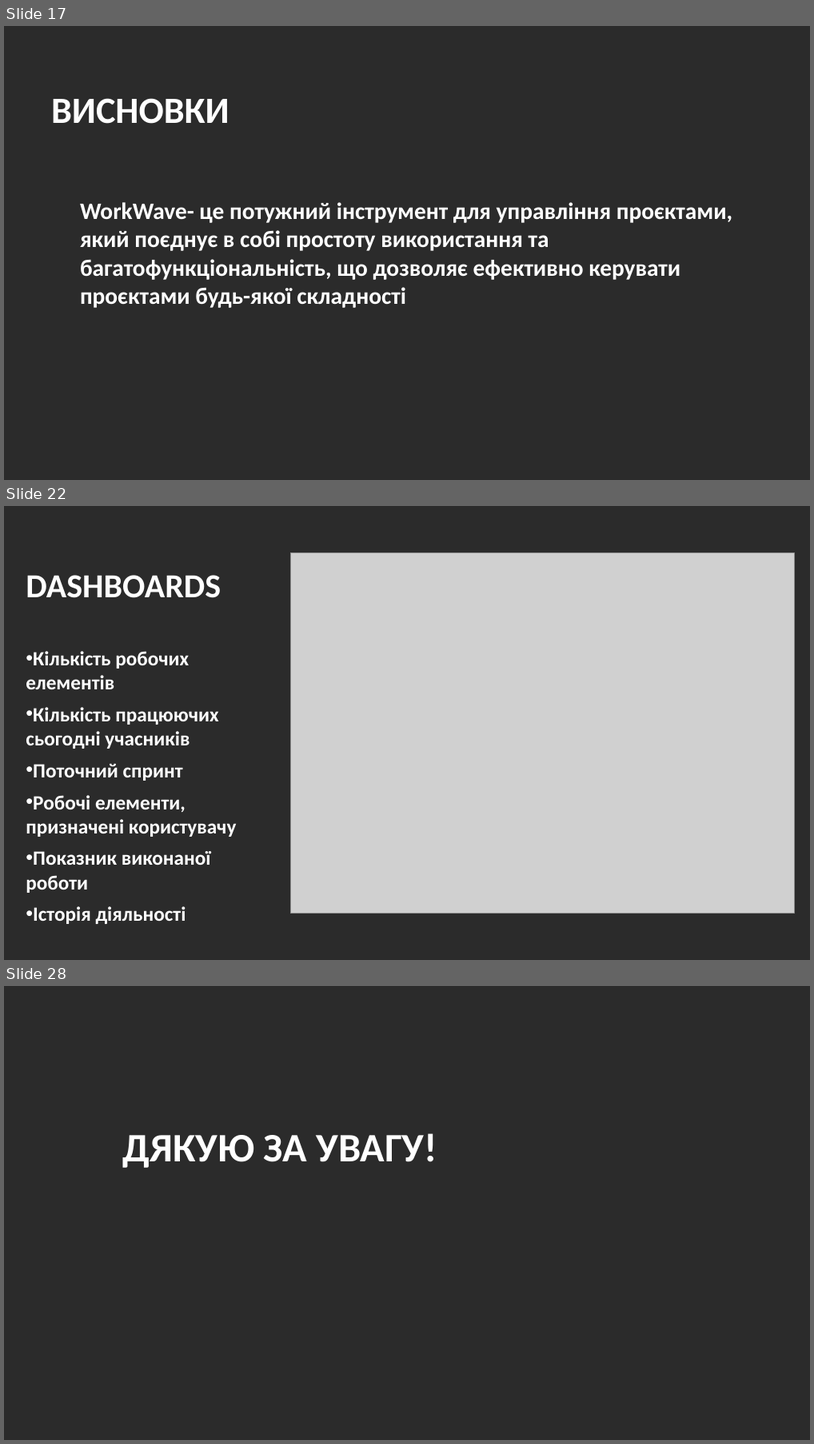
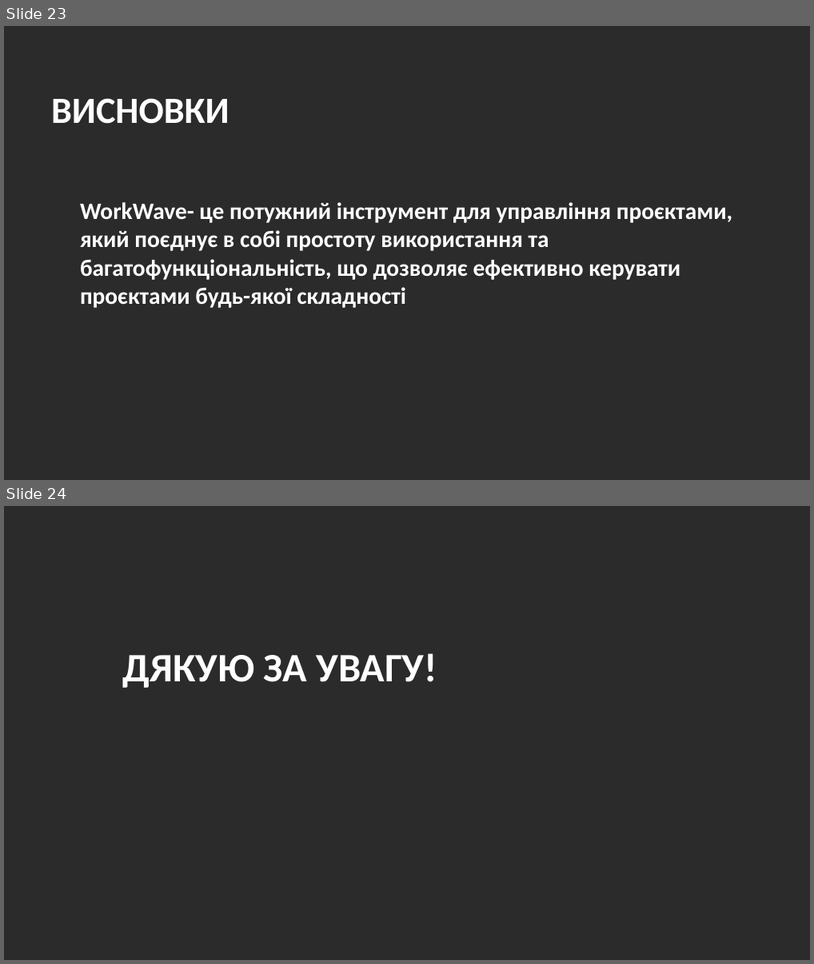
Before and after one commit to andronik-GitHub/WorkWave, a slide deck: Andronik_WorkWave-Presentation.pptx. Shown one above the other, each under a label of ours: slides 17, 22 and 28 before the commit, slides 23 and 24 after it; the slides between them are not shown. The pictures are 814x1444 and 814x964 pixels, drawn with LibreOffice and Linux fonts; fonts in the diff are those of the drawing; grey boxes stand for pictures; background and template pictures are left out; a plain dark background stands for a picture behind light text. Boxes give left, top, right and bottom in pixels: in the first picture for what was removed or moved away, otherwise in the second. Text is boxed around its words. In the diff, an @@ line names an element or a change of style, - is before the commit and + after.

```diff
--- a/Andronik_WorkWave-Presentation.pptx
+++ b/Andronik_WorkWave-Presentation.pptx
@@ slide 22 removed at (4,506,810,960), background picture (left out) @@
@@ picture removed at (290,553,794,913) @@
@@ text removed at (26,575,221,598) @@
-DASHBOARDS
@@ text removed at (26,651,236,924) @@
-• Кількість робочих елементів
-• Кількість працюючих сьогодні учасників
-• Поточний спринт
-• Робочі елементи, призначені користувачу
-• Показник виконаної роботи
-• Історія діяльності
@@ what was slide 17 is now slide 23 @@
@@ what was slide 28 is now slide 24 @@
```
Also in this commit, not shown: 11 slides changed, 3 slides added, 6 other slides removed, 4 other files.
